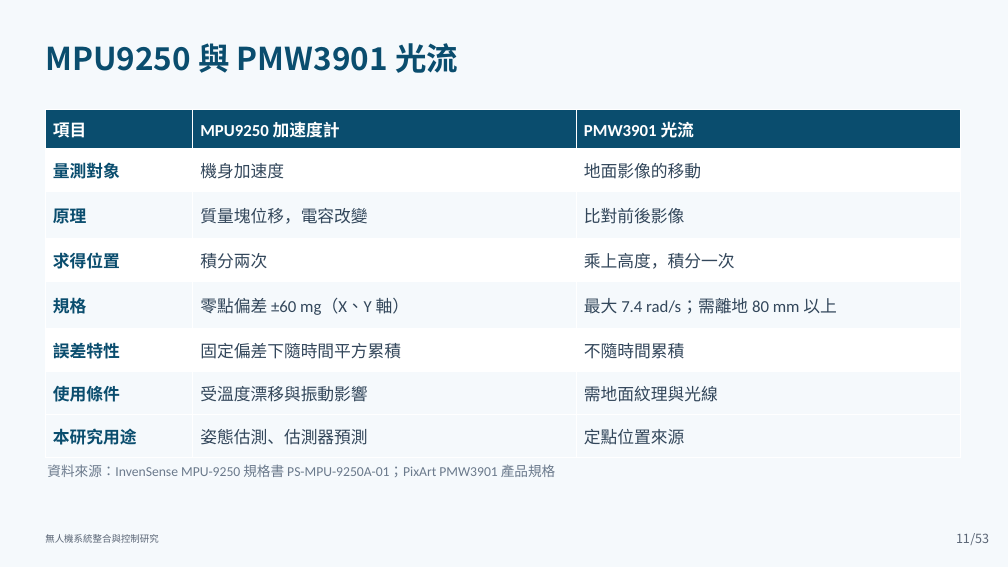
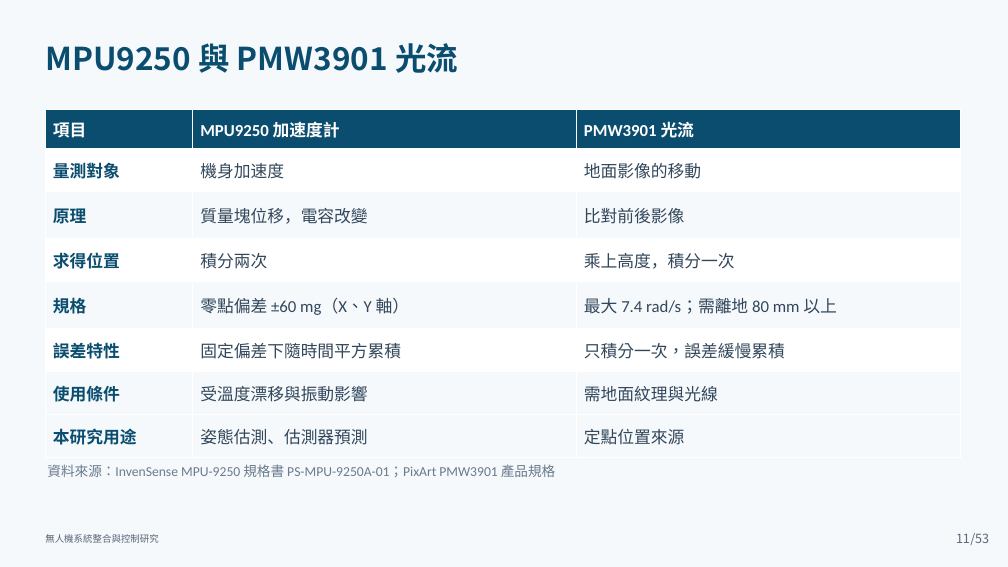
Before and after one commit to lingken1028/-, a slide deck: slide 11 of 無人機系統整合與控制研究_口試簡報 (2).pptx. Drawn at 1008x567 pixels with LibreOffice and Linux fonts; fonts in the diff are those of the drawing. Boxes give left, top, right and bottom in pixels: in the first picture for what was removed or moved away, otherwise in the second. Text is boxed around its words. In the diff, an @@ line names an element or a change of style, - is before the commit and + after.

```diff
--- a/無人機系統整合與控制研究_口試簡報 (2).pptx
+++ b/無人機系統整合與控制研究_口試簡報 (2).pptx
@@ table at [45, 110, 961, 457] @@
-row 6, column 3: 不隨時間累積
+row 6, column 3: 只積分一次，誤差緩慢累積
```
Also in this commit, not shown: 9 other slides changed, 1 slide added.
